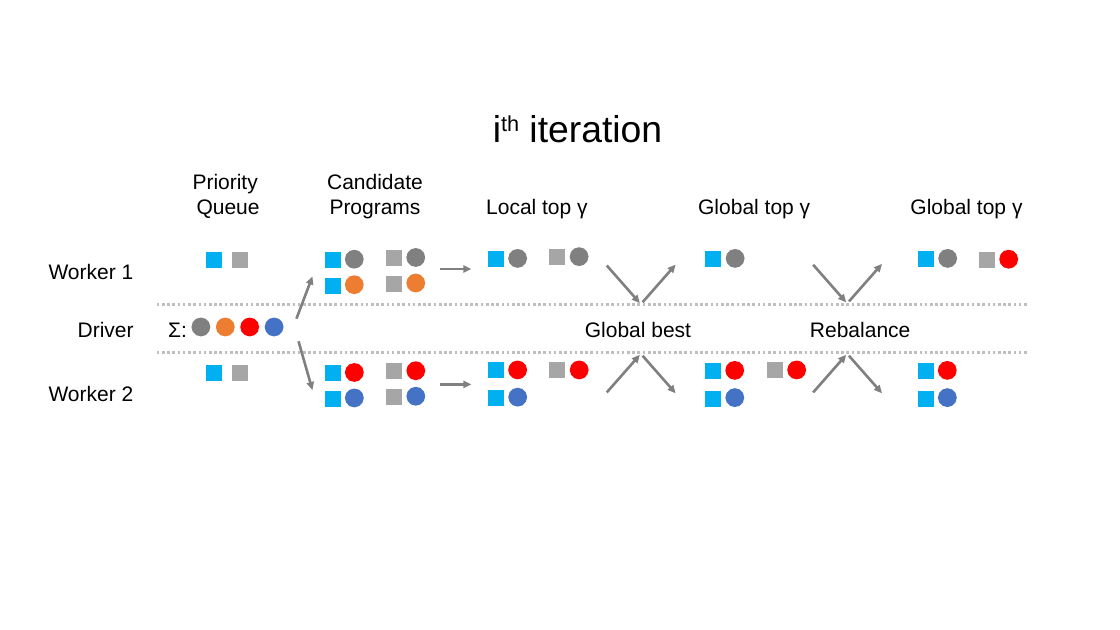
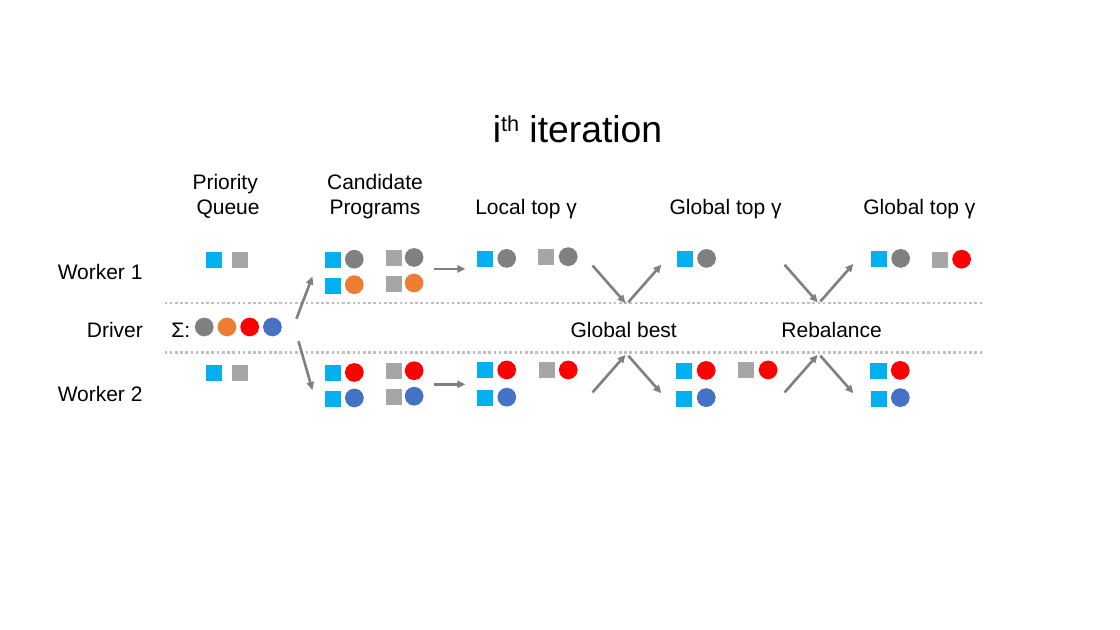
Before and after one commit to sjyk/alphaclean-paper, a slide deck: slide 2 of figures/figs.pptx. Drawn at 1120x630 pixels with LibreOffice and Linux fonts; fonts in the diff are those of the drawing. Boxes give left, top, right and bottom in pixels: in the first picture for what was removed or moved away, otherwise in the second. Text is boxed around its words. In the diff, an @@ line names an element or a change of style, - is before the commit and + after.

```diff
--- a/figures/figs.pptx
+++ b/figures/figs.pptx
@@ arrow moved from (439, 269) - (471, 269) to (434, 269) - (465, 269) @@
@@ 5 ellipses, 5 rectangles, 1 text: place and size @@
-5 ellipses, 5 rectangles, 1 text at <box>486,198,587,408</box>
+5 ellipses, 5 rectangles, 1 text at <box>475,198,576,408</box>
@@ 4 rectangles, 4 ellipses, 4 arrows, 2 texts: place and size @@
-4 rectangles, 4 ellipses, 4 arrows, 2 texts at <box>698,198,910,408</box>
+4 rectangles, 4 ellipses, 4 arrows, 2 texts at <box>670,198,881,408</box>
@@ 4 ellipses, 4 rectangles, 1 text: place and size @@
-4 ellipses, 4 rectangles, 1 text at <box>910,198,1022,408</box>
+4 ellipses, 4 rectangles, 1 text at <box>863,198,975,408</box>
@@ 3 texts: place and size @@
-3 texts at <box>49,263,134,402</box>
+3 texts at <box>58,263,143,402</box>
@@ line moved from (1027, 305) - (157, 305) to (982, 303) - (165, 303) @@
@@ ellipse: place and size @@
-ellipse at <box>193,319,209,335</box>
+ellipse at <box>197,319,213,335</box>
@@ line moved from (1027, 353) - (157, 353) to (982, 353) - (165, 353) @@
@@ 4 arrows, 1 text: place and size @@
-4 arrows, 1 text at <box>585,265,691,393</box>
+4 arrows, 1 text at <box>571,265,677,393</box>
@@ arrow moved from (439, 385) - (471, 385) to (434, 385) - (465, 385) @@
```
Also in this commit, not shown: 2 other files.
